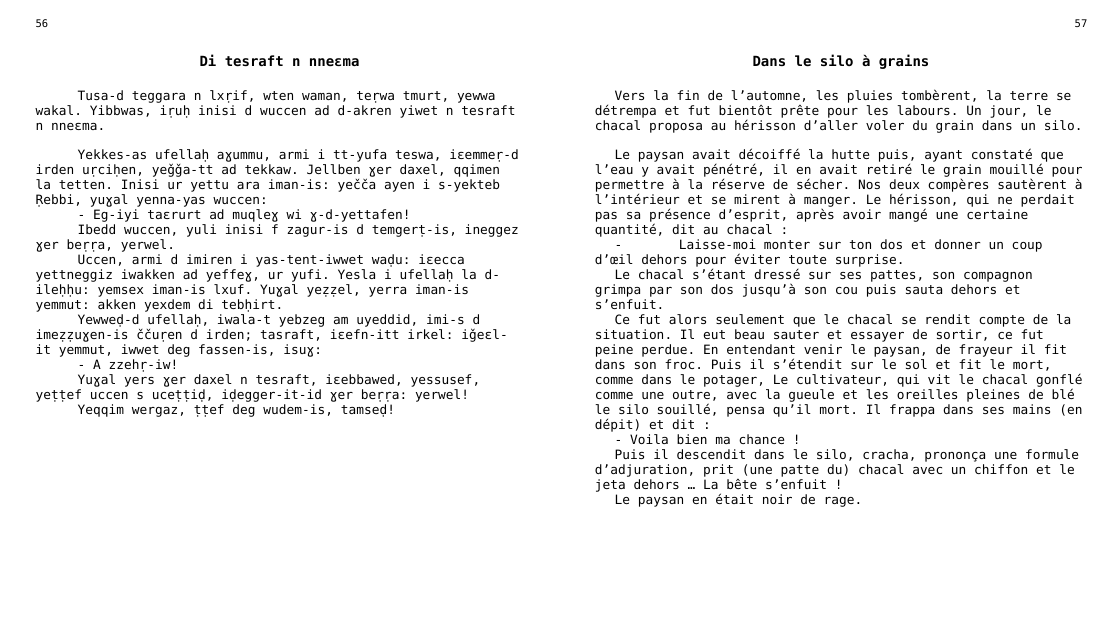
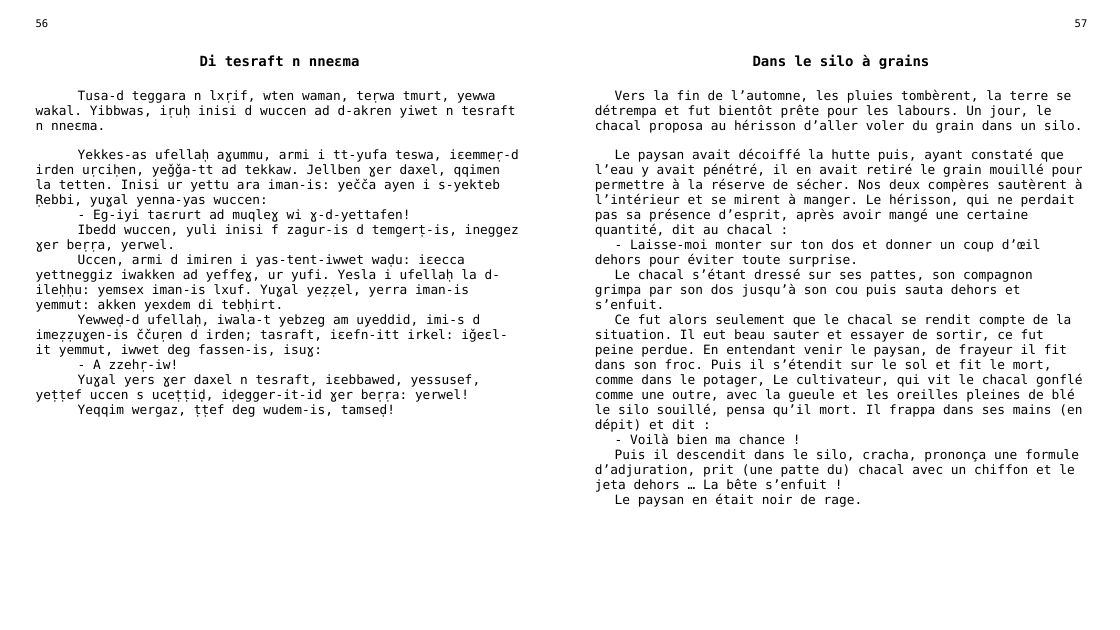
Before and after one commit to sferhah/tamacahut_n_wuccen, a slide deck: slide 22 of Uccen.ConsoleApp/uccen.pptx. Drawn at 1120x630 pixels with LibreOffice and Linux fonts; fonts in the diff are those of the drawing. Boxes give left, top, right and bottom in pixels: in the first picture for what was removed or moved away, otherwise in the second. Text is boxed around its words. In the diff, an @@ line names an element or a change of style, - is before the commit and + after.

```diff
--- a/Uccen.ConsoleApp/uccen.pptx
+++ b/Uccen.ConsoleApp/uccen.pptx
@@ table at [27, 13, 1096, 607] @@
-row 3, column 3: Vers la fin de l’automne, les pluies tombèrent, la terre se détrempa et fut bientôt prête pour les labours. Un jour, le chacal proposa au hérisson d’aller voler du grain dans un silo. / Le paysan avait décoiffé la hutte puis, ayant constaté que l’eau y avait pénétré, il en avait retiré le grain mouillé pour permettre à la réserve de sécher. Nos deux compères sautèrent à l’intérieur et se mirent à manger. Le hérisson, qui ne perdait pas sa présence d’esprit, après avoir mangé une certaine quantité, dit au chacal : / - Laisse-moi monter sur ton dos et donner un coup d’œil dehors pour éviter toute surprise. / Le chacal s’étant dressé sur ses pattes, son compagnon grimpa par son dos jusqu’à son cou puis sauta dehors et s’enfuit. / Ce fut alors seulement que le chacal se rendit compte de la situation. Il eut beau sauter et essayer de sortir, ce fut peine perdue. En entendant venir le paysan, de frayeur il fit dans son froc. Puis il s’étendit sur le sol et fit le mort, comme dans le potager, Le cultivateur, qui vit le chacal gonflé comme une outre, avec la gueule et les oreilles pleines de blé le silo souillé, pensa qu’il mort. Il frappa dans ses mains (en dépit) et dit : / - Voila bien ma chance ! / Puis il descendit dans le silo, cracha, prononça une formule d’adjuration, prit (une patte du) chacal avec un chiffon et le jeta dehors … La bête s’enfuit ! / Le paysan en était noir de rage.
+row 3, column 3: Vers la fin de l’automne, les pluies tombèrent, la terre se détrempa et fut bientôt prête pour les labours. Un jour, le chacal proposa au hérisson d’aller voler du grain dans un silo. / Le paysan avait décoiffé la hutte puis, ayant constaté que l’eau y avait pénétré, il en avait retiré le grain mouillé pour permettre à la réserve de sécher. Nos deux compères sautèrent à l’intérieur et se mirent à manger. Le hérisson, qui ne perdait pas sa présence d’esprit, après avoir mangé une certaine quantité, dit au chacal : / - Laisse-moi monter sur ton dos et donner un coup d’œil dehors pour éviter toute surprise. / Le chacal s’étant dressé sur ses pattes, son compagnon grimpa par son dos jusqu’à son cou puis sauta dehors et s’enfuit. / Ce fut alors seulement que le chacal se rendit compte de la situation. Il eut beau sauter et essayer de sortir, ce fut peine perdue. En entendant venir le paysan, de frayeur il fit dans son froc. Puis il s’étendit sur le sol et fit le mort, comme dans le potager, Le cultivateur, qui vit le chacal gonflé comme une outre, avec la gueule et les oreilles pleines de blé le silo souillé, pensa qu’il mort. Il frappa dans ses mains (en dépit) et dit : / - Voilà bien ma chance ! / Puis il descendit dans le silo, cracha, prononça une formule d’adjuration, prit (une patte du) chacal avec un chiffon et le jeta dehors … La bête s’enfuit ! / Le paysan en était noir de rage.
```
Also in this commit, not shown: 14 other slides changed, 1 other file.
